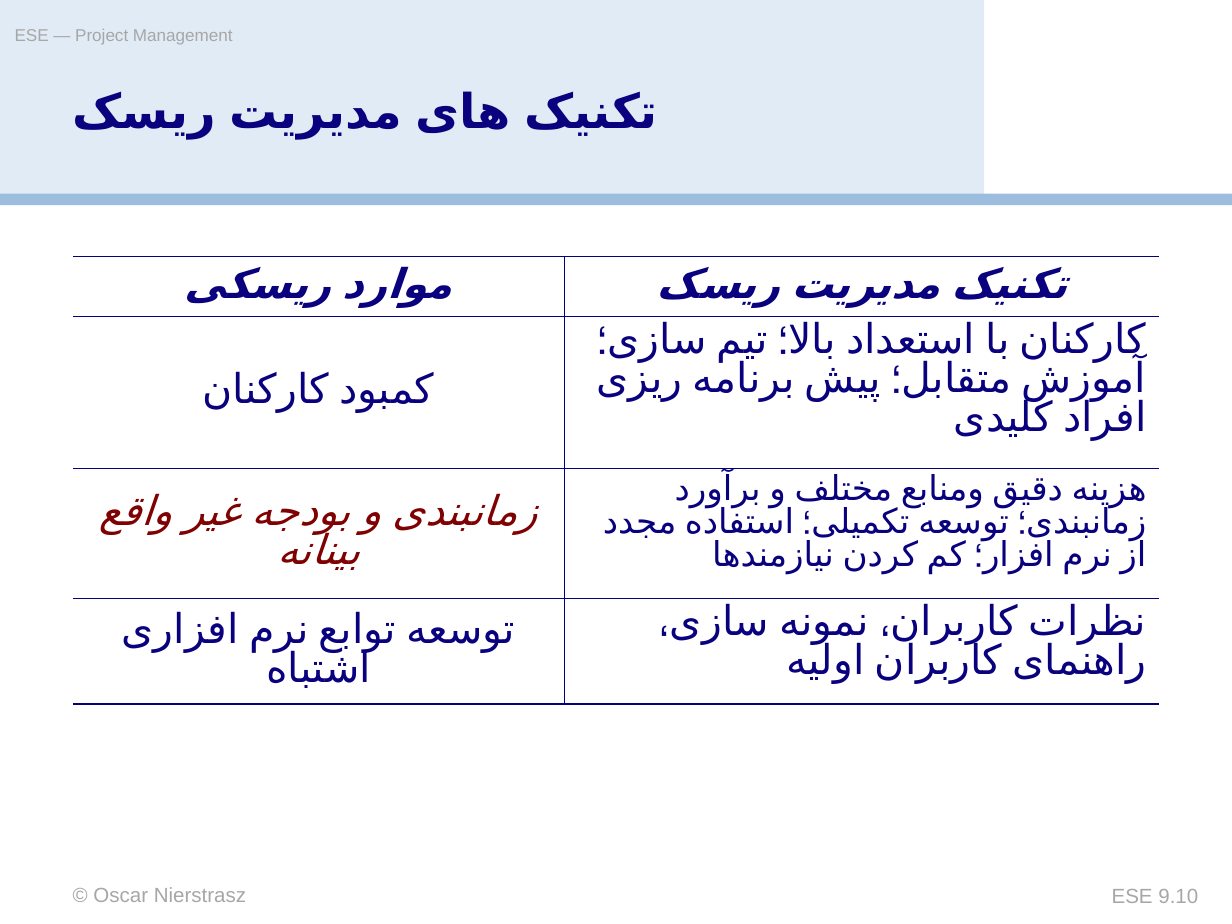
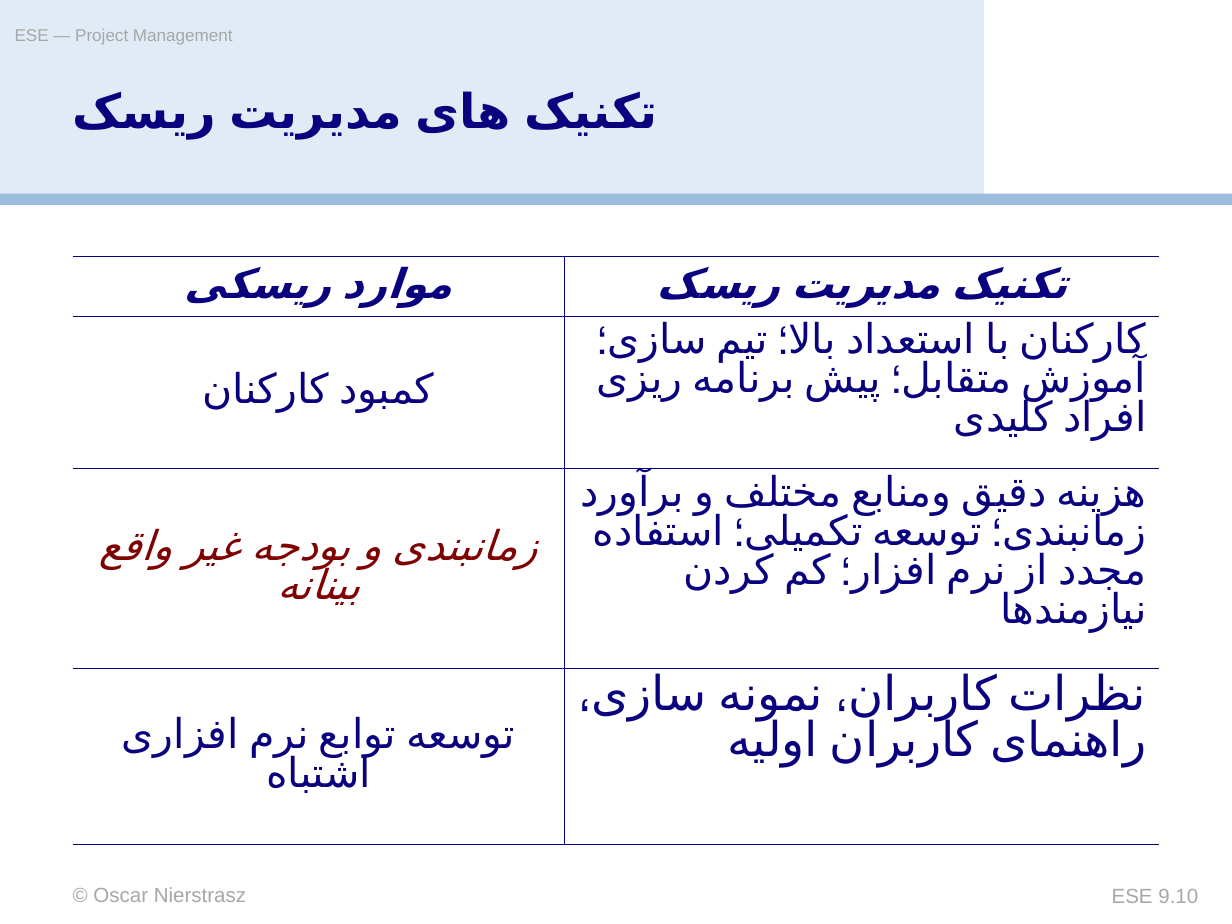
Before and after one commit to ataghinezhad/ataghinezhad.github.io, a slide deck: slide 10 of courses/downloads/temp/Software_Lec9 Project Management.ppt. Drawn at 1232x924 pixels with LibreOffice and Linux fonts; fonts in the diff are those of the drawing; background and template pictures are left out. Boxes give left, top, right and bottom in pixels: in the first picture for what was removed or moved away, otherwise in the second. Text is boxed around its words. In the diff, an @@ line names an element or a change of style, - is before the commit and + after.

```diff
--- a/courses/downloads/temp/Software_Lec9 Project Management.ppt
+++ b/courses/downloads/temp/Software_Lec9 Project Management.ppt
@@ table at bbox=[73, 256, 1158, 797] @@
@@ size 20 to 24 pt in "هزینه دقیق ومنابع مختلف و برآورد زمانبندی؛ ..." @@
@@ size 24 to 28 pt in "نظرات کاربران، نمونه سازی، راهنمای کاربران اولیه" @@
@@ more space between paragraphs @@
```
Also in this commit, not shown: 20 other slides changed, 2 other files.
